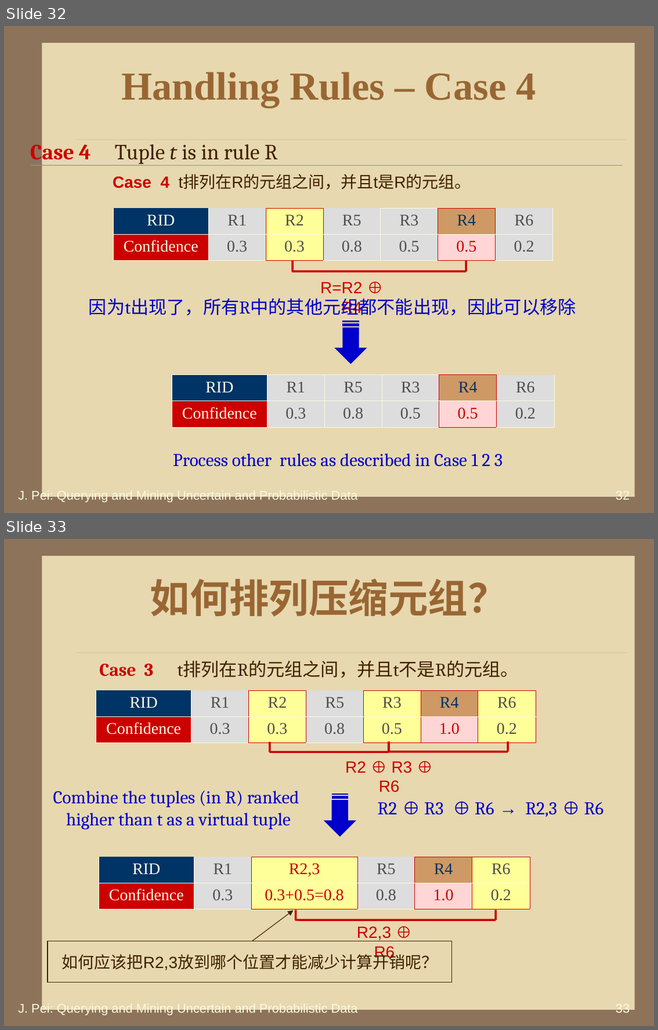
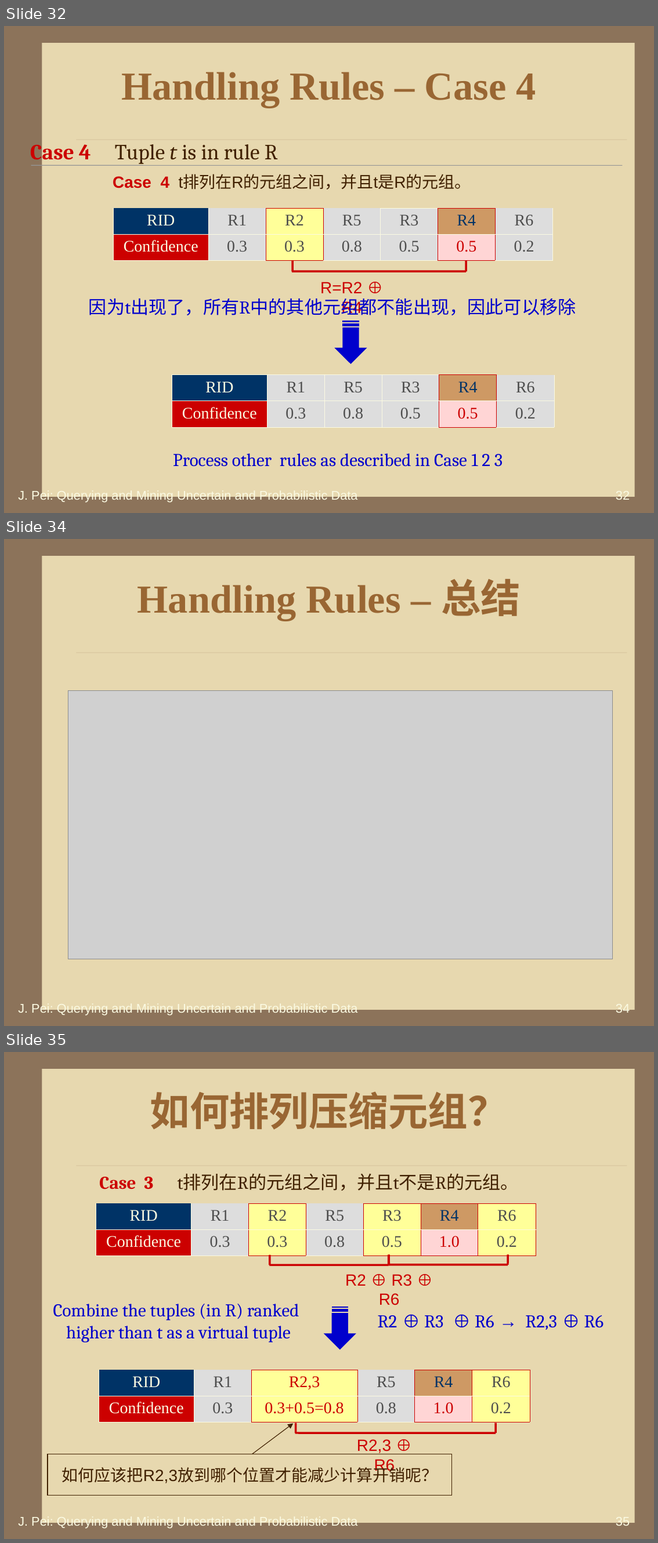
Before and after one commit to HiltonWei/wpstest, a slide deck: branches/区钺坚/读书报告/不确定性数据的查询分析处理.ppt. Shown one above the other, each under a label of ours: slides 32 and 33 before the commit, slides 32, 34 and 35 after it; the slides between them are not shown. The pictures are 658x1030 and 658x1543 pixels, drawn with LibreOffice and Linux fonts; fonts in the diff are those of the drawing; grey boxes stand for pictures; background and template pictures are left out. Boxes give left, top, right and bottom in pixels: in the first picture for what was removed or moved away, otherwise in the second. Text is boxed around its words. In the diff, an @@ line names an element or a change of style, - is before the commit and + after.

```diff
--- a/branches/区钺坚/读书报告/不确定性数据的查询分析处理.ppt
+++ b/branches/区钺坚/读书报告/不确定性数据的查询分析处理.ppt
@@ slide 34 added at <box>4,539,654,1026</box>, background #8C735A; not listed: 2 template elements that a slide beside it also shows @@
@@ title added at <box>137,579,520,620</box>, 44 pt, text #996633, bold @@
+Handling Rules – 总结
@@ picture added at <box>68,690,612,959</box> @@
@@ text added at <box>18,1003,358,1016</box>, 14 pt, text #FBFAE2 @@
+J. Pei: Querying and Mining Uncertain and Probabilistic Data
@@ page number added at <box>615,1004,629,1016</box>, 14 pt, text #FBFAE2 @@
+34
@@ what was slide 33 is now slide 35 @@
@@ page number at <box>615,1517,629,1529</box>: text changed @@
-33
+35
```
Also in this commit, not shown: 4 slides changed, 1 other slide added, 2 other files.
